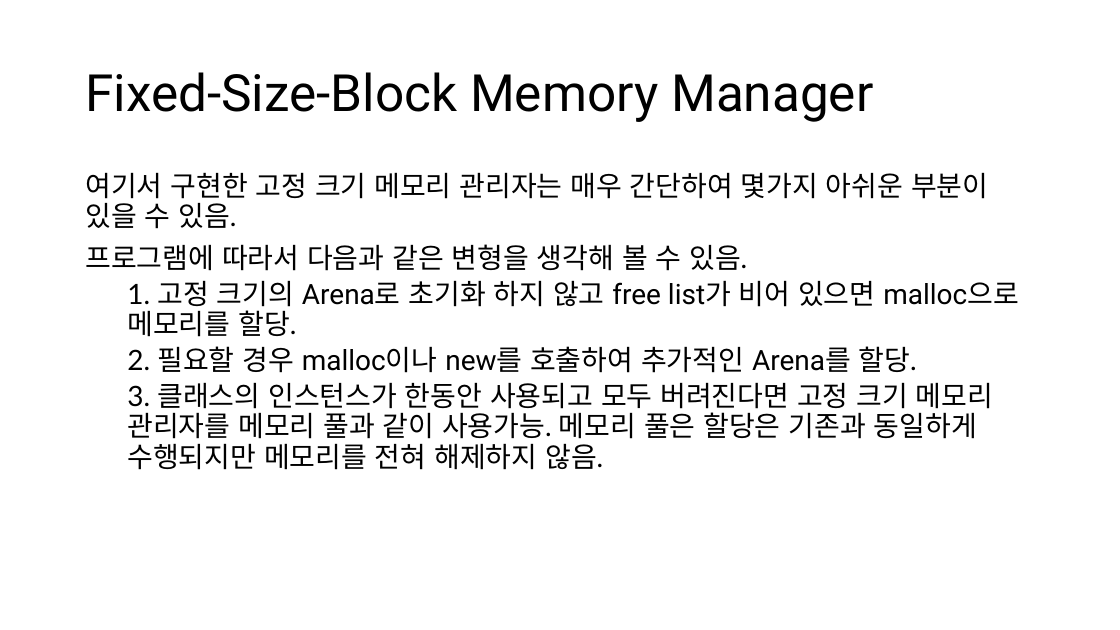
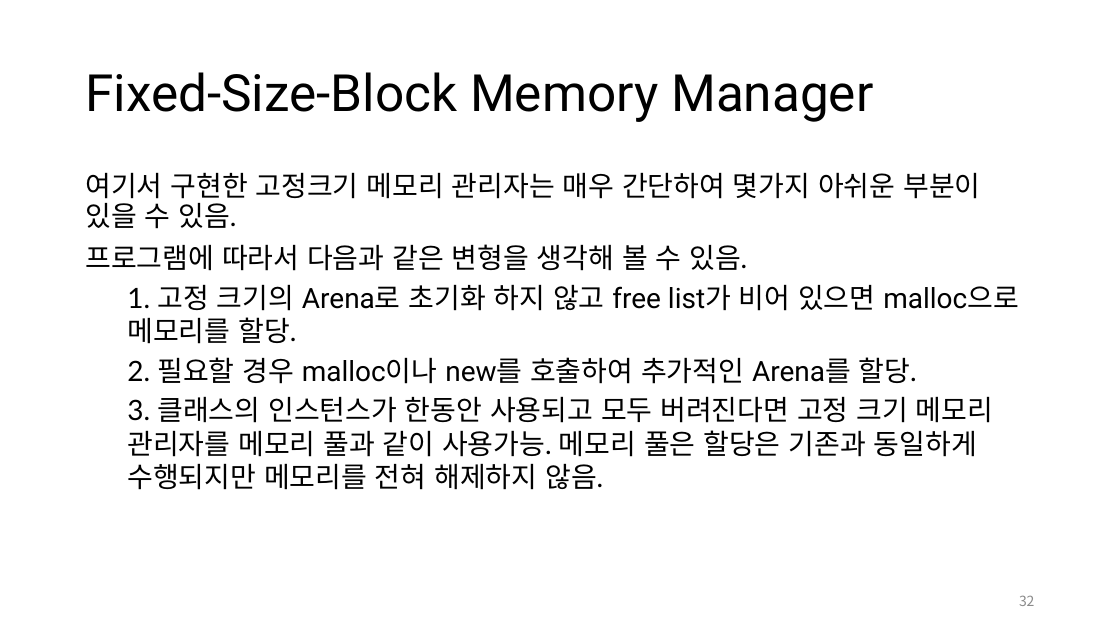
Before and after one commit to CppKorea/OptimizedCppStudy, a slide deck: slide 32 of 13th Study/Optimized C++ Study - Chapter 13, Optimize Memory Management.pptx. Drawn at 1120x630 pixels with LibreOffice and Linux fonts; fonts in the diff are those of the drawing. Boxes give left, top, right and bottom in pixels: in the first picture for what was removed or moved away, otherwise in the second. Text is boxed around its words. In the diff, an @@ line names an element or a change of style, - is before the commit and + after.

```diff
--- a/13th Study/Optimized C++ Study - Chapter 13, Optimize Memory Management.pptx
+++ b/13th Study/Optimized C++ Study - Chapter 13, Optimize Memory Management.pptx
@@ text at [85,172,980,229]: spaces changed @@
-여기서 구현한 고정 크기 메모리 관리자는 매우 간단하여 몇가지 아쉬운 부분이 있을 수 있음.
+여기서 구현한 고정크기 메모리 관리자는 매우 간단하여 몇가지 아쉬운 부분이 있을 수 있음.
@@ text at [127,284,1019,490]: line spacing 0.9 to 1 @@
@@ page number added at [1019,595,1035,606], 12 pt, text #8C8C8C @@
+32
```
Also in this commit, not shown: 39 other slides changed, 13 slides added.
